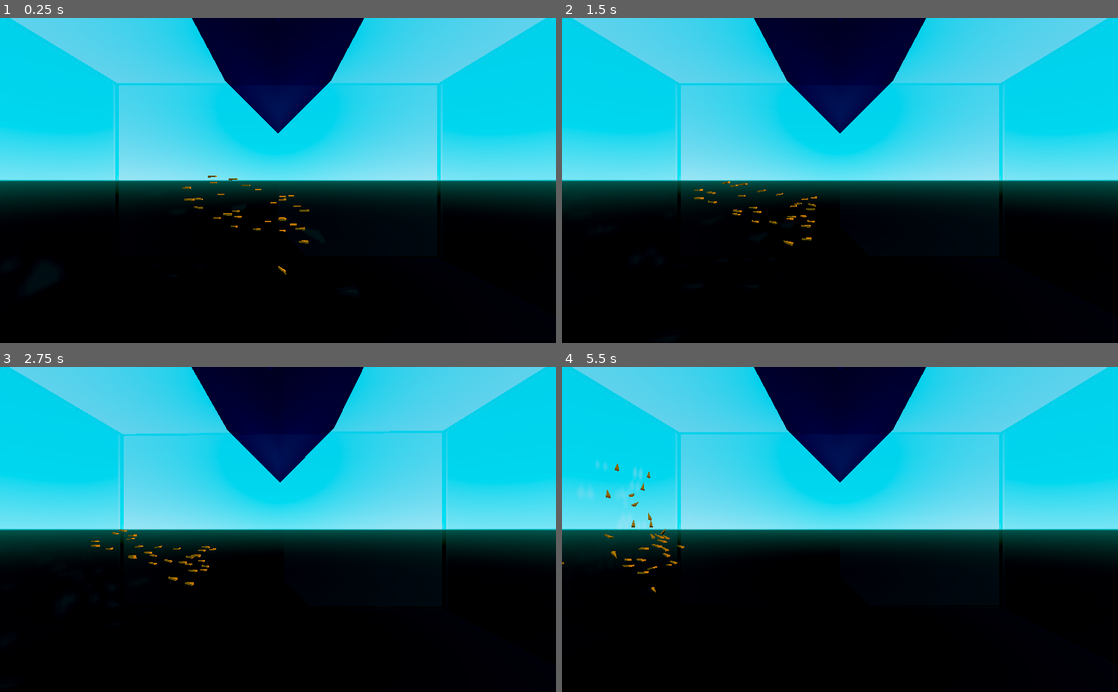
Above: before the commit, frames 1-4 (two rows, left to right).
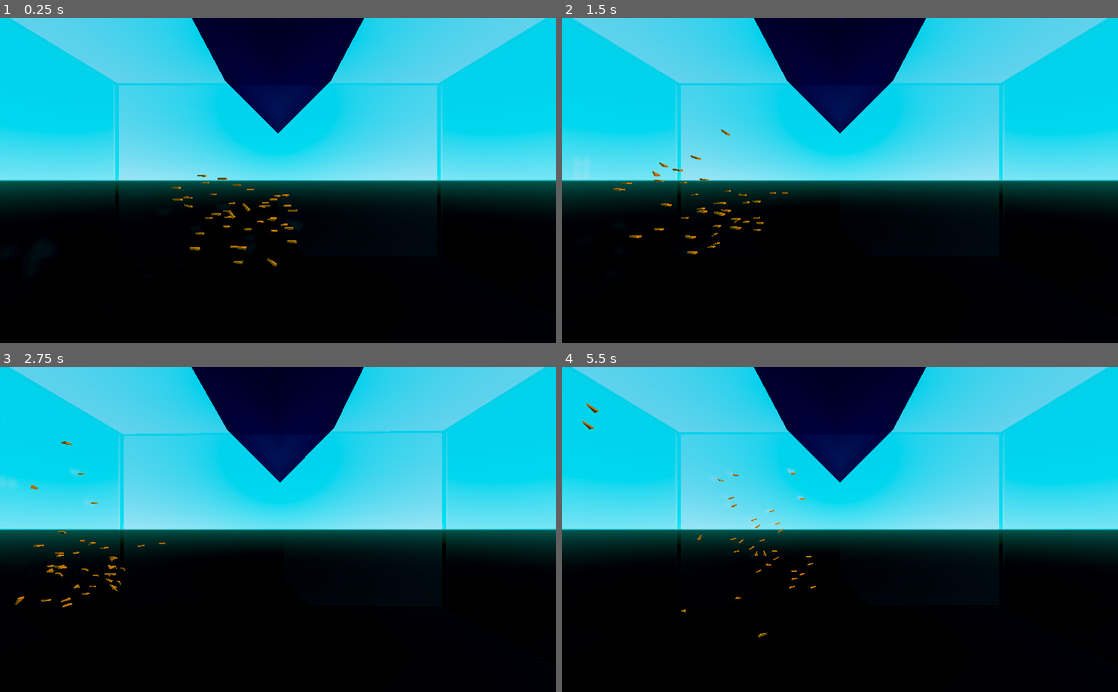
Above: after the commit, the same moments.

Repository: douwest/boids
Game: Godot game, scene res://World/World.tscn
Same seed, same stepped clock (60 frames per second), same inputs: the game is played once before the commit and once after it.
Inputs:
- Up to frame 1 (0.25 s): no input
- Up to frame 2 (1.5 s): hold Right (ui_right) 0.53-1.28 s; hold Left (ui_left) from 1.28 s (still down)
- Up to frame 3 (2.75 s): release Left (ui_left) at 2.03 s; hold Right (ui_right) from 2.03 s (still down)
- Up to frame 4 (5.5 s): release Right (ui_right) at 3.53 s; hold Left (ui_left) from 3.53 s (still down)

The runs differ from the first frame. In frame 1, 0.6% of the frame differs, in the area x 30-56%, y 48-80%; in frame 2, 0.6%; in frame 3, 0.6%; in frame 4, 0.8%, in the area x 0-46%, y 11-84%.

Commit message:
added boids behaviour and optimized a little

Diff:
--- a/Boids/Boid.gd
+++ b/Boids/Boid.gd
@@ -1,28 +1,12 @@
 extends KinematicBody
 class_name Boid
 
-export var speed = 1
-export var numCollisionRays = 25
-export var collision_depth = 2
-export var turn_fraction = .5
-export var turn_speed = 1.0
-export var prune_z = 0.1 #when to prune from z (sphere > cone raycast parameter)
-
-export var cohesion_weight: float = 0.4
-export var avoidance_weight: float = 1
-export var alignment_weight: float = 0.3
-export var separation_weight: float = 0.1
-
 var direction = Vector3.FORWARD
 var velocity = Vector3.FORWARD
-var rotate_x = 0
-var rotate_y = 0
 
-onready var mesh = $MeshInstance
 onready var collisionRays = $CollisionRays
-onready var collisionShape = $CollisionShape
 onready var detectionZone = $DetectionZone
-onready var intent = make_ray(Vector3.FORWARD, collision_depth, true)
+onready var intent = make_ray(Vector3.FORWARD, BoidProperties.collision_depth * 1.5, true)
 
 func _ready() -> void:
 	generate_collision_rays()
@@ -30,13 +14,14 @@
 
 func _physics_process(delta) -> void:
 	var acceleration = Vector3.ZERO
-	var old_dir = direction
 	var nearby_boids = get_nearby_boids()
 
-	var cohesion_force = steer_towards(cohesion(nearby_boids)) * cohesion_weight
-	var alignment_force = steer_towards(alignment(nearby_boids)) * alignment_weight
-	var separation_force = steer_towards(separation(nearby_boids)) * separation_weight
-	var avoidance_force = steer_towards(avoidance()) * avoidance_weight
+	#for boid in nearby_boids: make this a loop for all behaviours so it runs much faster
+
+	var cohesion_force = steer_towards(cohesion(nearby_boids)) * BoidProperties.cohesion_weight
+	var alignment_force = steer_towards(alignment(nearby_boids)) * BoidProperties.alignment_weight
+	var separation_force = steer_towards(separation(nearby_boids)) * BoidProperties.separation_weight
+	var avoidance_force = steer_towards(avoidance()) * BoidProperties.avoidance_weight
 
 	acceleration += cohesion_force
 	acceleration += alignment_force
@@ -46,12 +31,18 @@
 	velocity += acceleration * delta
 	direction = velocity.normalized()
 
+	var turn_speed = direction.length_squared()
+	var speed = clamp(velocity.length(), BoidProperties.min_speed, BoidProperties.max_speed)
+
 	velocity = direction * speed
+
+	var current_basis = Quat(transform.basis)
+	var new_transform = transform.looking_at(transform.origin + direction, Vector3.UP)
+	var new_basis = Quat(new_transform.basis)
+	var interpolated_basis = current_basis.slerp(new_basis, clamp(turn_speed, BoidProperties.min_turn_speed, BoidProperties.max_turn_speed))
+	transform.basis = Basis(interpolated_basis)
+
 	velocity = move_and_slide(velocity)
-	turn_speed = direction.length_squared()
-	transform.basis = Basis()
-	transform.basis.z = -(old_dir.slerp(direction, turn_speed)).normalized()
-	transform.orthonormalized()
 
 # get offset of position wrt to average position of other nearby boids
 func cohesion(boids: Array) -> Vector3:
@@ -92,7 +83,7 @@
 		return get_average_unobstructed_direction()
 	else:
 		enable_rays(false)
-		return Vector3.FORWARD
+		return Vector3.ZERO
 
 func get_nearby_boids() -> Array:
 	var result: Array = []
@@ -102,31 +93,14 @@
 	return result
 
 func steer_towards(vector: Vector3) -> Vector3:
-	return vector.normalized() * speed - velocity
-
-"""
-func avoid_collisions(delta) -> Vector3:
-	if intent.is_colliding():
-		enable_rays(true)
-		direction = get_average_unobstructed_direction()
-		rotate_x += atan(direction.x) * delta * turn_speed
-		rotate_y += atan(direction.y) * delta * turn_speed
-		transform.basis = Basis()
-		rotate_object_local(Vector3(0,1,0), rotate_x)
-		rotate_object_local(Vector3(1,0,0), rotate_y)
-		velocity = -transform.basis.z * speed * 0.7
-	else:
-		enable_rays(false)
-		velocity = -transform.basis.z * speed
-	velocity = move_and_slide(velocity)
-"""
+	return vector.normalized() * BoidProperties.max_speed - velocity
 
 func get_average_unobstructed_direction() -> Vector3:
 	var avg := Vector3.ZERO
 	var best_hit = intent.get_cast_to()
 	for ray in collisionRays.get_children():
 		var dir: Vector3 = ray.get_cast_to()
-		if ray.is_colliding():
+		if ray.is_colliding() && ray.get_collider() is StaticBody:
 			avg -= dir
 		else:
 			avg += dir
@@ -136,25 +110,17 @@
 	for ray in collisionRays.get_children():
 		ray.set_enabled(enabled)
 
-#Get the local direction vector of the provided ray
-func get_direction(ray: RayCast) -> Vector3:
-	return get_translation().direction_to(ray.get_cast_to()).normalized()
-
-#Return the length of the ray that hit something, w.r.t. global coordinates
-func get_hit_length(ray: RayCast) -> float:
-	return get_translation().distance_to(ray.get_collision_point())
-
 #Generate collision rays using golden ratio sunflower projection.
 #Then prune using dot product of cast position compared to transform basis of z-axis
 func generate_collision_rays() -> void:
-	for n in numCollisionRays:
-		var phi: float = acos(1 - 2 * (n + turn_fraction) / numCollisionRays)
-		var theta: float = PI * (1 + pow(5, turn_fraction)) * (n + turn_fraction)
+	for n in BoidProperties.num_collision_rays:
+		var phi: float = acos(1 - 2 * (n + BoidProperties.turn_fraction) / BoidProperties.num_collision_rays)
+		var theta: float = PI * (1 + pow(5, BoidProperties.turn_fraction)) * (n + BoidProperties.turn_fraction)
 		var x = sin(phi) * cos(theta)
 		var y = sin(phi) * sin(theta)
 		var z = cos(phi)
-		var ray = make_ray(Vector3(x, y, z), collision_depth, false)
-		if ray.get_cast_to().dot(transform.basis.z) < prune_z:
+		var ray = make_ray(Vector3(x, y, z), BoidProperties.collision_depth, false)
+		if ray.get_cast_to().dot(Vector3.FORWARD) > BoidProperties.look_back:
 			collisionRays.add_child(ray)
 
 #Create a ray, given a casting_position and flag it as enabled or disabled.
--- a/Boids/Boid.tscn
+++ b/Boids/Boid.tscn
@@ -1,7 +1,6 @@
-[gd_scene load_steps=7 format=2]
+[gd_scene load_steps=6 format=2]
 
 [ext_resource path="res://Boids/Boid.gd" type="Script" id=1]
-[ext_resource path="res://Camera/PivotCamera.tscn" type="PackedScene" id=2]
 
 [sub_resource type="SphereShape" id=1]
 radius = 0.142952
@@ -39,17 +38,8 @@
 "_edit_lock_": true
 }
 
-[node name="Pivot" parent="." instance=ExtResource( 2 )]
-look_around_speed = 0.1
-
-[node name="Camera" parent="Pivot" index="0"]
-transform = Transform( 1, 0, 0, 0, 0.989774, 0.142646, 0, -0.142646, 0.989774, 0, 0.350327, 2 )
-current = false
-
 [node name="DetectionZone" type="Area" parent="."]
 collision_layer = 0
 
 [node name="DetectionSphere" type="CollisionShape" parent="DetectionZone"]
 shape = SubResource( 4 )
-
-[editable path="Pivot"]
--- /dev/null
+++ b/Boids/BoidProperties.gd
@@ -0,0 +1,20 @@
+extends Node
+
+export var min_speed: float = 2
+export var max_speed: float = 5
+
+export var min_turn_speed: float = 0.1
+export var max_turn_speed: float = 0.6
+
+export var num_collision_rays: int = 25
+export var collision_depth: float = 1.5
+
+export var turn_fraction: float = .5
+export var turn_speed: float = 1.0
+
+export var look_back: float = -0.85 #when to prune from z (sphere > cone raycast parameter)
+
+export var cohesion_weight: float = 0.5
+export var avoidance_weight: float = 1
+export var alignment_weight: float = 0.5
+export var separation_weight: float = 0.5
--- a/World/Statics/Cube.tscn
+++ b/World/Statics/Cube.tscn
@@ -14,7 +14,6 @@
 
 [node name="Side2" parent="." instance=ExtResource( 1 )]
 transform = Transform( -1.62921e-07, -1, 0, 1, -1.62921e-07, 0, 0, 0, 1, -3, 3, 0 )
-collision_mask = 0
 
 [node name="Side3" parent="." instance=ExtResource( 1 )]
 transform = Transform( 1, 0, 0, 0, -1.62921e-07, -1, 0, 1, -1.62921e-07, 0, 3, 3 )
--- a/World/World.tscn
+++ b/World/World.tscn
@@ -18,7 +18,7 @@
 __meta__ = {
 "_edit_lock_": true
 }
-num_boids = 30
+num_boids = 40
 
 [node name="Cube" parent="." instance=ExtResource( 2 )]
 transform = Transform( 1, 0, 0, 0, 1.12378, 0, 0, 0, 2.09118, 0, 0, 0 )
--- a/project.godot
+++ b/project.godot
@@ -24,6 +24,10 @@
 run/main_scene="res://World/World.tscn"
 config/icon="res://icon.png"
 
+[autoload]
+
+BoidProperties="*res://Boids/BoidProperties.gd"
+
 [rendering]
 
 environment/default_environment="res://default_env.tres"
